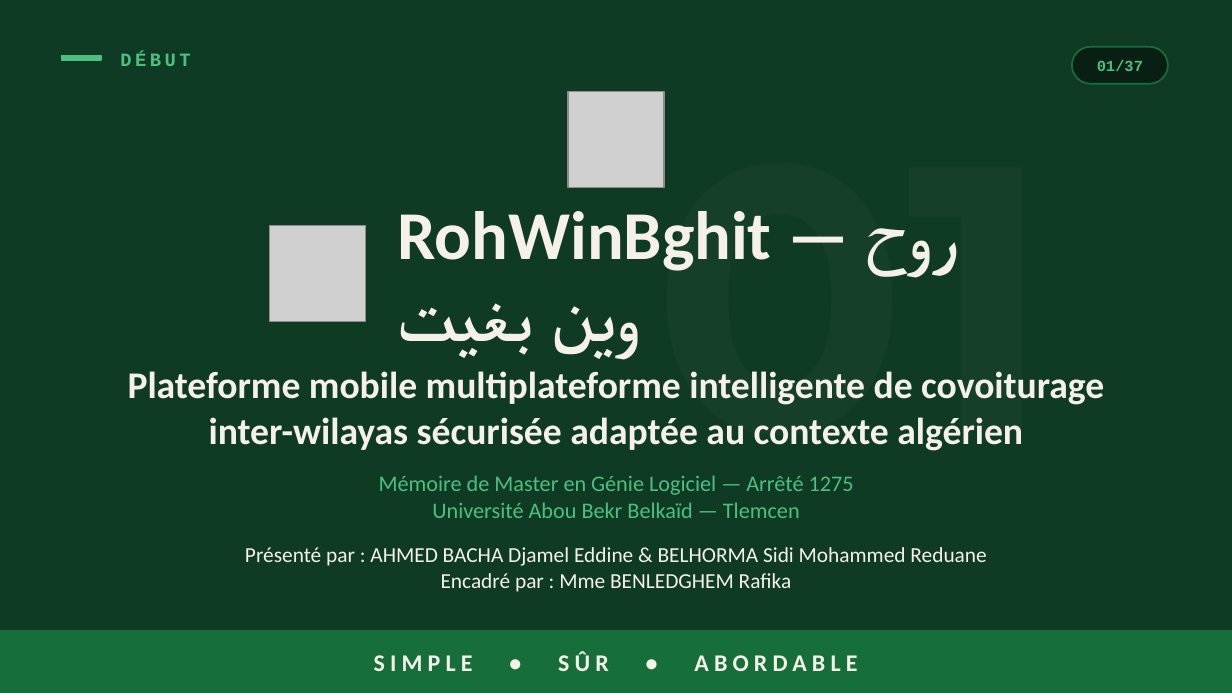
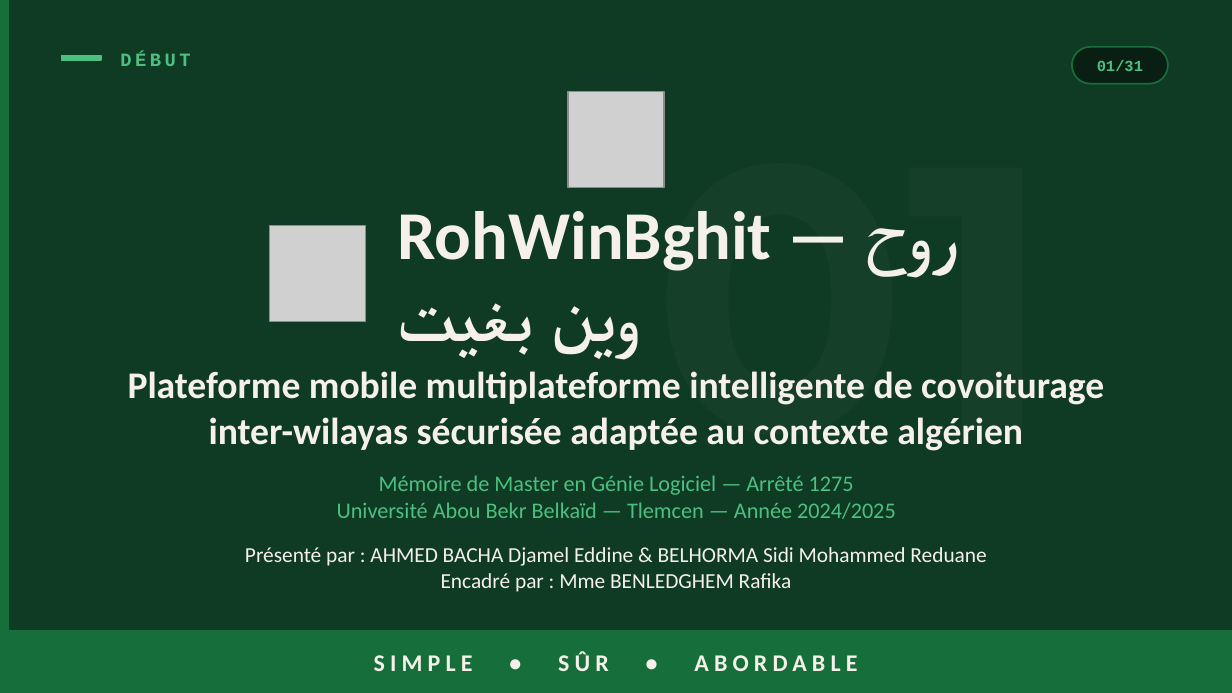
Before and after one commit to Belhormamohamed13/Memiore_RohWinBghit, a slide deck: slide 1 of RohWinBghit_Presentation.pptx. Drawn at 1232x693 pixels with LibreOffice and Linux fonts; fonts in the diff are those of the drawing; grey boxes stand for pictures. Boxes give left, top, right and bottom in pixels: in the first picture for what was removed or moved away, otherwise in the second. Text is boxed around its words. In the diff, an @@ line names an element or a change of style, - is before the commit and + after.

```diff
--- a/RohWinBghit_Presentation.pptx
+++ b/RohWinBghit_Presentation.pptx
@@ rectangle added at [0,0,9,692], fill #166E3A, outline #166E3A 1 pt @@
@@ text at [1097,60,1143,71]: text changed @@
-01/37
+01/31
@@ text at [337,502,896,519]: text changed @@
-Université Abou Bekr Belkaïd — Tlemcen
+Université Abou Bekr Belkaïd — Tlemcen — Année 2024/2025
```
Also in this commit, not shown: 3 other slides changed, 27 slides added, 33 slides removed, 4 other files.
